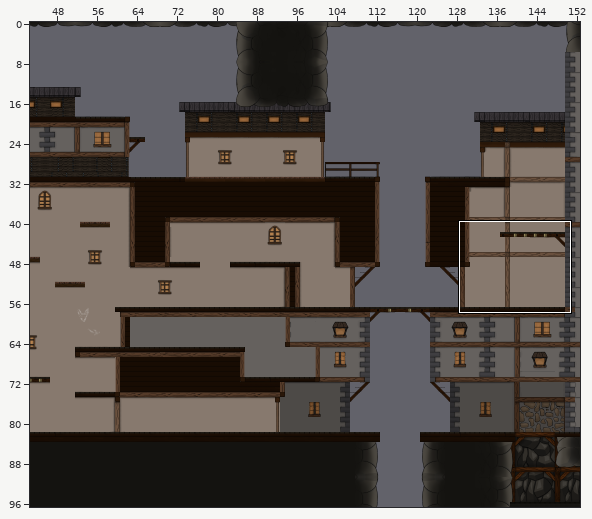
Tiled map -- assets/tiles/level_Part_1.tmx. Above: a wide view before the commit, with the close-up outlined.
Close-up. The starting point:
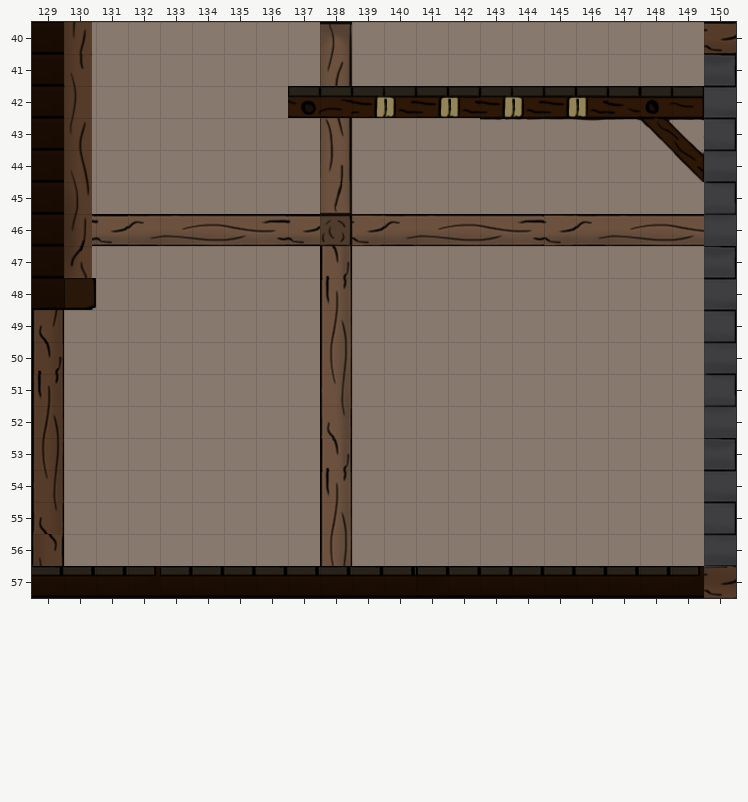
Cells are 32x32 px. Shown: x 129..150, y 40..57. The commit also changed other parts of the map, which this record leaves out.
Now the later version:
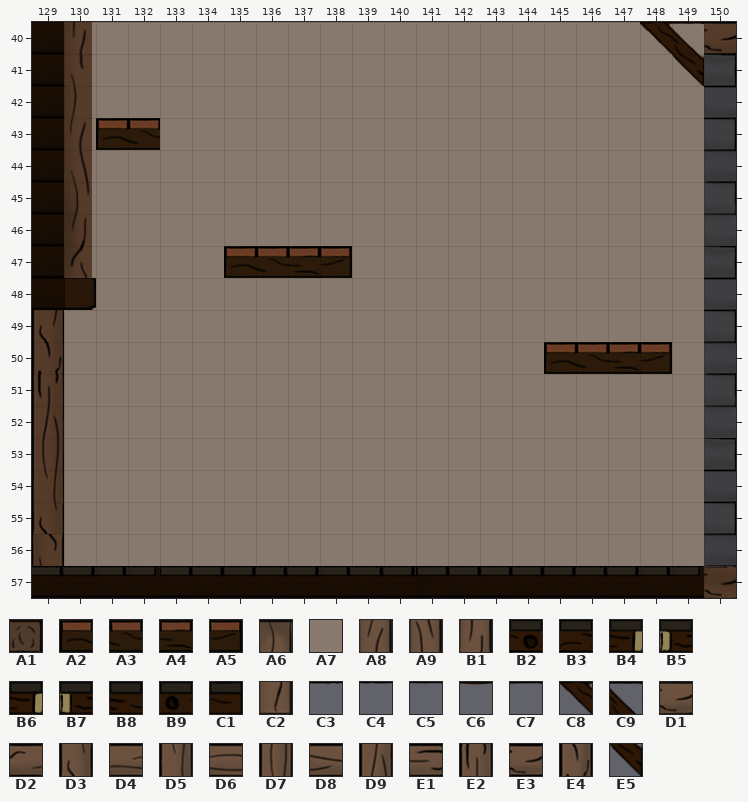
Key: from "platforms": A1 383, A2 420, A3 421, A4 422, A5 423, A6 439, A7 488, A8 495, A9 607, B1 663, B2 701, B3 702, B4 703, B5 704, B6 705, B7 706, B8 707, B9 708, C1 709, C2 719, C3 759, C4 760, C5 761, C6 762, C7 763, C8 764, C9 765, D1 776, D2 777, D3 777 turned 270, D4 778, D5 778 turned 270, D6 779, D7 779 turned 270, D8 780, D9 780 turned 270, E1 781, E2 781 turned 270, E3 782, E4 782 turned 270, E5 821.
__ is an empty cell, ## one hidden under a higher layer, .. an unchanged one.
From old to new:
--- layer "Fond"
@@ x 130..149 @@
-40 .. .. .. .. .. .. .. .. A6 .. .. .. .. .. .. .. .. .. .. ..
-41 .. .. .. .. .. .. .. .. A8 .. .. .. .. .. .. .. .. .. .. ..
-42 .. .. .. .. .. .. .. .. ## .. .. .. .. .. .. .. .. .. .. ..
-43 .. .. .. .. .. .. .. .. A9 .. .. .. .. .. .. .. .. .. .. ..
-44 .. .. .. .. .. .. .. .. B1 .. .. .. .. .. .. .. .. .. .. ..
-45 .. .. .. .. .. .. .. .. C2 .. .. .. .. .. .. .. .. .. .. ..
-46 E1 E3 D2 D4 D6 D8 E1 E3 A1 D1 D2 D4 D6 D8 E1 D1 D2 D4 D6 D8
-47 .. .. .. .. .. .. .. .. E4 .. .. .. .. .. .. .. .. .. .. ..
-48 .. .. .. .. .. .. .. .. E2 .. .. .. .. .. .. .. .. .. .. ..
-49 .. .. .. .. .. .. .. .. D9 .. .. .. .. .. .. .. .. .. .. ..
-50 .. .. .. .. .. .. .. .. D7 .. .. .. .. .. .. .. .. .. .. ..
-51 .. .. .. .. .. .. .. .. D5 .. .. .. .. .. .. .. .. .. .. ..
-52 .. .. .. .. .. .. .. .. D3 .. .. .. .. .. .. .. .. .. .. ..
-53 .. .. .. .. .. .. .. .. E4 .. .. .. .. .. .. .. .. .. .. ..
-54 .. .. .. .. .. .. .. .. E2 .. .. .. .. .. .. .. .. .. .. ..
-55 .. .. .. .. .. .. .. .. D9 .. .. .. .. .. .. .. .. .. .. ..
-56 .. .. .. .. .. .. .. .. D7 .. .. .. .. .. .. .. .. .. .. ..
+40 .. .. .. .. .. .. .. .. A7 .. .. .. .. .. .. .. .. .. .. ..
+41 .. .. .. .. .. .. .. .. A7 .. .. .. .. .. .. .. .. .. .. ..
+42 .. .. .. .. .. .. .. .. A7 .. .. .. .. .. .. .. .. .. .. ..
+43 .. .. .. .. .. .. .. .. A7 .. .. .. .. .. .. .. .. .. .. ..
+44 .. .. .. .. .. .. .. .. A7 .. .. .. .. .. .. .. .. .. .. ..
+45 .. .. .. .. .. .. .. .. A7 .. .. .. .. .. .. .. .. .. .. ..
+46 A7 A7 A7 A7 A7 A7 A7 A7 A7 A7 A7 A7 A7 A7 A7 A7 A7 A7 A7 A7
+47 .. .. .. .. .. .. .. .. A7 .. .. .. .. .. .. .. .. .. .. ..
+48 .. .. .. .. .. .. .. .. A7 .. .. .. .. .. .. .. .. .. .. ..
+49 .. .. .. .. .. .. .. .. A7 .. .. .. .. .. .. .. .. .. .. ..
+50 .. .. .. .. .. .. .. .. A7 .. .. .. .. .. .. .. .. .. .. ..
+51 .. .. .. .. .. .. .. .. A7 .. .. .. .. .. .. .. .. .. .. ..
+52 .. .. .. .. .. .. .. .. A7 .. .. .. .. .. .. .. .. .. .. ..
+53 .. .. .. .. .. .. .. .. A7 .. .. .. .. .. .. .. .. .. .. ..
+54 .. .. .. .. .. .. .. .. A7 .. .. .. .. .. .. .. .. .. .. ..
+55 .. .. .. .. .. .. .. .. A7 .. .. .. .. .. .. .. .. .. .. ..
+56 .. .. .. .. .. .. .. .. A7 .. .. .. .. .. .. .. .. .. .. ..
--- layer "Platforms"
@@ x 131..149 @@
-40 .. .. .. .. .. .. .. .. .. .. .. .. .. .. .. .. .. __ __
-41 .. .. .. .. .. .. .. .. .. .. .. .. .. .. .. .. .. .. __
-42 .. .. .. .. .. .. B2 B3 B4 B5 B6 B7 B4 B5 B6 B7 B8 B9 C1
-43 __ __ .. .. .. .. .. .. .. .. .. .. C3 C4 C5 C6 C7 C8 C9
-44 .. .. .. .. .. .. .. .. .. .. .. .. .. .. .. .. .. .. E5
+40 .. .. .. .. .. .. .. .. .. .. .. .. .. .. .. .. .. C8 C9
+41 .. .. .. .. .. .. .. .. .. .. .. .. .. .. .. .. .. .. E5
+42 .. .. .. .. .. .. __ __ __ __ __ __ __ __ __ __ __ __ __
+43 A2 A3 .. .. .. .. .. .. .. .. .. .. __ __ __ __ __ __ __
+44 .. .. .. .. .. .. .. .. .. .. .. .. .. .. .. .. .. .. __
@@ x 135..138 @@
-47 __ __ __ __
+47 A2 A3 A4 A5
@@ x 145..148 @@
-50 __ __ __ __
+50 A2 A3 A4 A5
Changed places in both close-ups, as pixel boxes (x1, y1, x2, y2):
changed: (92, 22, 704, 566)
